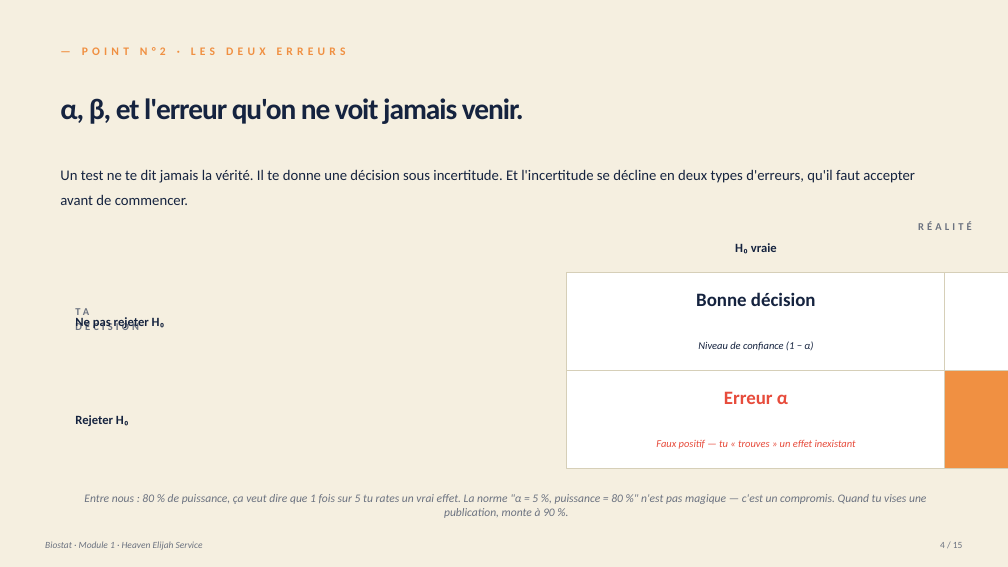
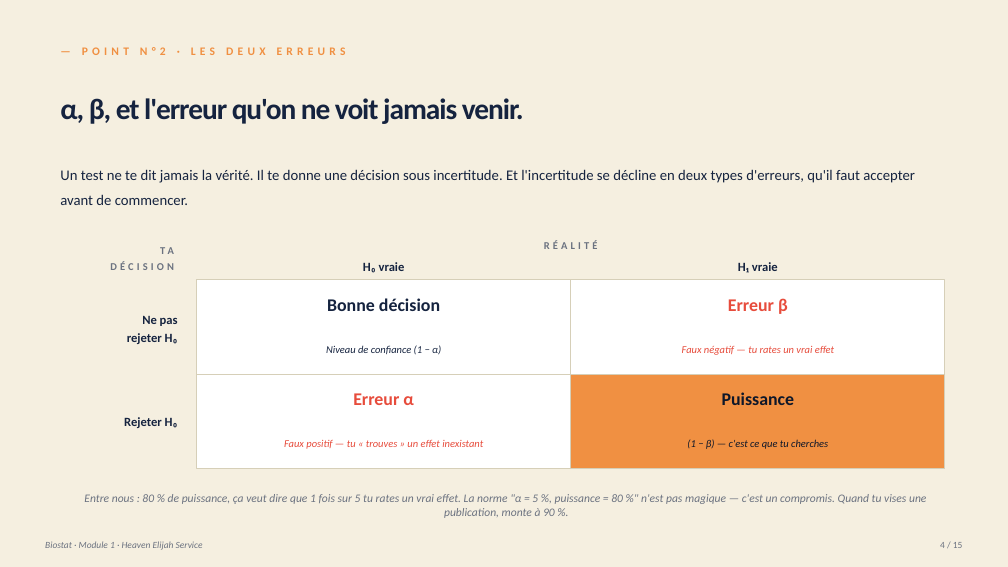
Before and after one commit to heavenelijahservice-tech/heaven-elijah-site, a slide deck: slide 4 of formations/output/biostat-module-1-fondations.pptx. Drawn at 1008x567 pixels with LibreOffice and Linux fonts; fonts in the diff are those of the drawing. Boxes give left, top, right and bottom in pixels: in the first picture for what was removed or moved away, otherwise in the second. Text is boxed around its words. In the diff, an @@ line names an element or a change of style, - is before the commit and + after.

Commit message:
fix(formations): matrix overflow on slide 4 (α/β)
La formule de positionnement des cellules de la matrice 2×2 décalait
tout d'une colonne vers la droite : cellule droite allait jusqu'à x=17.5
alors que le slide fait 13.33 de large.

- Renommé mx/my en cellX/cellY (cellX = colonne de gauche des cellules)
- Formule cellule : cellX + col*cw au lieu de mx + cw + col*cw
- Étiquettes de rangées alignées à droite, juste à gauche des cellules
- cw légèrement réduit (4.95 au lieu de 5) pour pousser une marge propre
  à droite

Tous les autres slides restent dans les bornes (vérifié à la main).

```diff
--- a/formations/output/biostat-module-1-fondations.pptx
+++ b/formations/output/biostat-module-1-fondations.pptx
@@ text "TA" at (110, 247, 174, 270): alignment left to right @@
@@ text "TA": place and size @@
-text "TA" at (75, 308, 89, 315)
+text "TA" at (110, 247, 174, 270)
@@ text "RÉALITÉ": place and size @@
-text "RÉALITÉ" at (918, 222, 972, 230)
+text "RÉALITÉ" at (544, 241, 598, 249)
@@ text "H₀ vraie": place and size @@
-text "H₀ vraie" at (735, 243, 777, 254)
+text "H₀ vraie" at (363, 262, 405, 273)
@@ text "H₁ vraie" rewrapped from (945, 238, 1008, 257) to (738, 262, 778, 273) @@
@@ rectangle: place and size @@
-rectangle at (567, 272, 945, 371)
+rectangle at (197, 280, 571, 374)
@@ text "Bonne décision": place and size @@
-text "Bonne décision" at (696, 292, 816, 306)
+text "Bonne décision" at (327, 298, 440, 311)
@@ rectangle: place and size @@
-rectangle at (945, 272, 1008, 371)
+rectangle at (571, 280, 945, 374)
@@ text "Erreur β": place and size @@
-text "Erreur β" at (724, 391, 773, 404)
+text "Erreur β" at (728, 298, 788, 314)
@@ text at (127, 316, 178, 344): text changed @@
-Ne pas rejeter H₀
+Ne pas
+rejeter H₀
@@ text "Niveau de confiance (1 − ...": place and size @@
-text "Niveau de confiance (1 − ..." at (698, 341, 813, 351)
+text "Niveau de confiance (1 − ..." at (326, 345, 441, 355)
@@ text "Faux négatif — tu rates ..." rewrapped from (656, 440, 812, 447) to (682, 346, 834, 355) @@
@@ text "Rejeter H₀": place and size @@
-text "Rejeter H₀" at (75, 415, 129, 426)
+text "Rejeter H₀" at (124, 417, 178, 428)
@@ text "Rejeter H₀" at (124, 417, 178, 428): alignment left to right @@
@@ rectangle: place and size @@
-rectangle at (567, 371, 945, 469)
+rectangle at (197, 374, 571, 469)
@@ text "Erreur α": place and size @@
-text "Erreur α" at (777, 394, 788, 404)
+text "Erreur α" at (353, 393, 414, 405)
@@ rectangle: place and size @@
-rectangle at (945, 371, 1008, 469)
+rectangle at (571, 374, 945, 469)
@@ size 18 to 17 pt in 4 elements at (327, 298, 440, 311), (728, 298, 788, 314), (353, 393, 414, 405), (722, 392, 795, 405) @@
@@ text "Puissance": place and size @@
-text "Puissance" at (953, 378, 1008, 416)
+text "Puissance" at (722, 392, 795, 405)
@@ text "Faux positif — tu « ..." rewrapped from (363, 440, 705, 502) to (284, 440, 483, 449) @@
@@ text "(1 − β) — c'est ...": place and size @@
-text "(1 − β) — c'est ..." at (742, 494, 882, 502)
+text "(1 − β) — c'est ..." at (687, 439, 828, 449)
```
Also in this commit, not shown: 1 other file.
